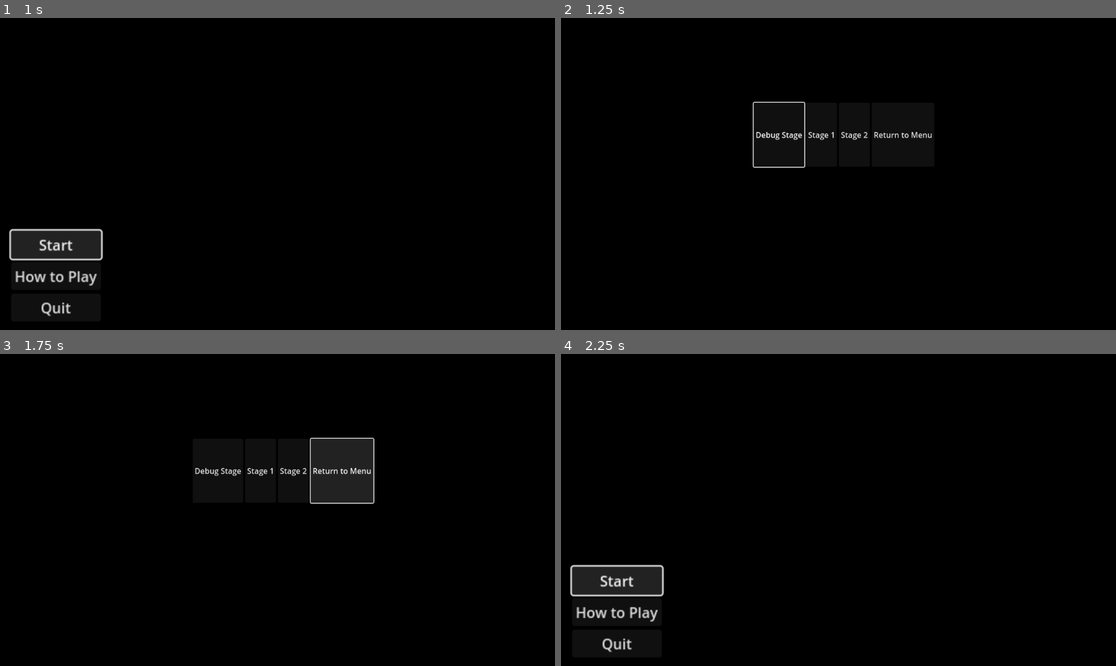
Above: before the commit, frames 1-4 (two rows, left to right).
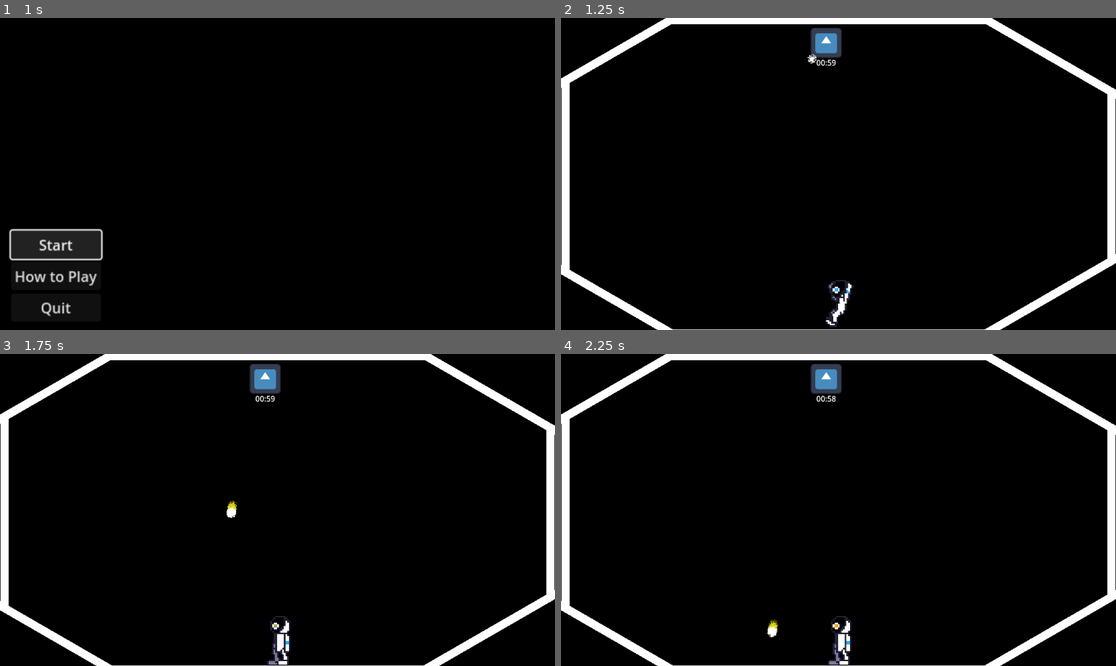
Above: after the commit, the same moments.

Repository: VincentVanJoey/SpringJam2025
Game: Godot game, scene res://Menu Scenes/Menu.tscn
Two runs of this game, one before a commit and one after it. Both use one fixed random seed, a clock stepped at 60 frames per second and the inputs below. The engine's default icon, where the game draws it, is replaced by a stand-in: a white triangle on a blue panel in a dark square.
Inputs (mouse positions are in pixels of both pictures, inside the frame that each line leads up to):
- Up to frame 1 (1 s): click "Start" at 0.5 s
- Up to frame 2 (1.25 s): no input
- Up to frame 3 (1.75 s): click (344, 469) at 1.25 s, where only the run before the commit has a clickable "Return to Menu"
- Up to frame 4 (2.25 s): click (616, 581) at 2 s, where only the run before the commit has a clickable "Start"

Frame 1 is identical in both runs. In frame 2, 7.3% of the frame differs, in the area x 0-100%, y 0-100%; in frame 3, 9.5%; in frame 4, 9.0%.

Commit message:
Level transitions

Diff:
--- a/ricochet/Character/drone.gd
+++ b/ricochet/Character/drone.gd
@@ -1,7 +1,8 @@
 extends Node2D
 
 # Declare the projectile scene
-@export var bullet_scene: PackedScene
+@export var bullet_scene : PackedScene
+@export var next_button : Button
 @export var timer_label : Label
 @export var level_timer : Timer
 @export var projectile_speed: float = 500.0  # Speed of the projectiles
@@ -19,7 +20,11 @@
 	timer_label.text = format_time(level_timer.time_left)
 
 	if level_timer.time_left == 0:
-		print("over")
+		for child in parent.get_children():
+			if child.scene_file_path == bullet_scene.resource_path:
+				child.queue_free()
+		next_button.visible = true
+		next_button.disabled = false
 
 func configure_level_type():
 
@@ -31,14 +36,30 @@
 	# Detect the parent node (level)
 	if parent:
 		match parent.name:  # Assuming parent node names represent different levels
-			"Level1":
+			"Hexagon":
+				level_timer.wait_time = 60
+				level_timer.start()
+				fire_projectile(position)
+
+			"Pentagon":
 				level_timer.wait_time = 60
 				level_timer.start()
 				fire_projectile(position)
 				pass
-			"Level2":
+			"Square":
+				level_timer.wait_time = 60
+				level_timer.start()
+				fire_projectile(position)
 				pass
-			"Level3":
+			"Triangle" :
+				level_timer.wait_time = 60
+				level_timer.start()
+				fire_projectile(position)
+				pass
+			"Hallway" :
+				level_timer.wait_time = 60
+				level_timer.start()
+				fire_projectile(position)
 				pass
 			_: #default case
 				pass
@@ -57,3 +78,20 @@
 	var minutes = int(input_time) / 60
 	var seconds = int(input_time) % 60
 	return "%02d:%02d" % [minutes, seconds]
+
+
+func _on_button_pressed() -> void:
+	match parent.name:
+			"Hexagon":
+				get_tree().change_scene_to_file("res://Levels/Pentagon.tscn")
+			"Pentagon":
+				get_tree().change_scene_to_file("res://Levels/Square.tscn")
+			"Square":
+				get_tree().change_scene_to_file("res://Levels/Triangle.tscn")
+			"Triangle" :
+				get_tree().change_scene_to_file("res://Levels/Hallway.tscn")
+			"Hallway" :
+				#TODO- victory
+				get_tree().change_scene_to_file("res://Levels/Hexagon.tscn")
+			_: #default case
+				pass
--- a/ricochet/Character/drone.tscn
+++ b/ricochet/Character/drone.tscn
@@ -4,9 +4,10 @@
 [ext_resource type="PackedScene" uid="uid://1wr7k5ipce27" path="res://Character/Bullet.tscn" id="2_3pmg4"]
 [ext_resource type="Texture2D" uid="uid://bmyxe7fp1hop3" path="res://icon.svg" id="2_jo3fw"]
 
-[node name="Node2D" type="Node2D" node_paths=PackedStringArray("timer_label", "level_timer")]
+[node name="Node2D" type="Node2D" node_paths=PackedStringArray("next_button", "timer_label", "level_timer")]
 script = ExtResource("1_ru6ae")
 bullet_scene = ExtResource("2_3pmg4")
+next_button = NodePath("Button")
 timer_label = NodePath("timer_label")
 level_timer = NodePath("level_timer")
 
@@ -24,3 +25,14 @@
 offset_right = 52.0
 offset_bottom = 85.0
 text = "00:00"
+
+[node name="Button" type="Button" parent="."]
+visible = false
+offset_left = 113.0
+offset_top = 6.0
+offset_right = 280.0
+offset_bottom = 70.0
+disabled = true
+text = "--> Continue -->"
+
+[connection signal="pressed" from="Button" to="." method="_on_button_pressed"]
--- a/ricochet/Menu Scenes/Menu.gd
+++ b/ricochet/Menu Scenes/Menu.gd
@@ -8,7 +8,7 @@
 func _on_start_pressed(): # Starts the Game
 	#selectSound.play()
 	await get_tree().create_timer(0.5).timeout
-	get_tree().change_scene_to_file("res://Menu Scenes/level_select.tscn")
+	get_tree().change_scene_to_file("res://Levels/Hexagon.tscn")
 
 func _on_how_to_play_pressed(): # Shows the tutotrial/ how to play screen
 	#selectSound.play()
